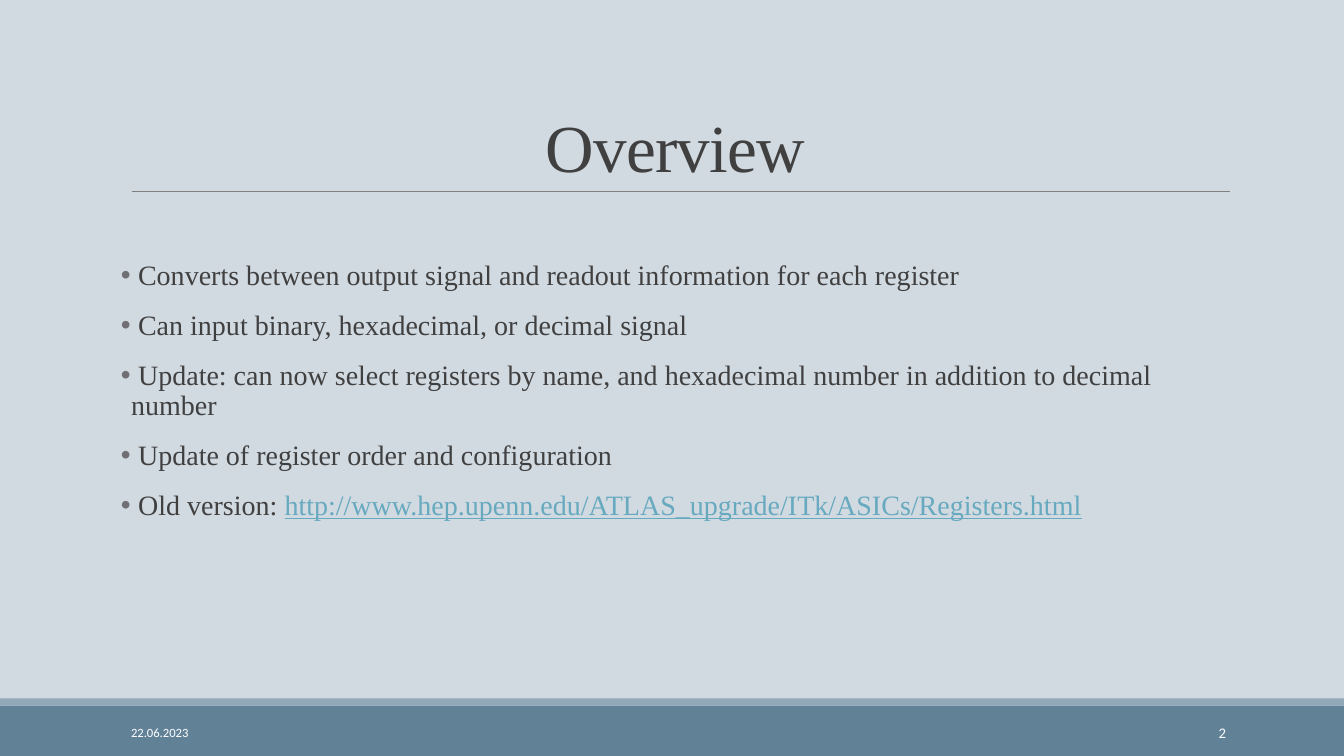
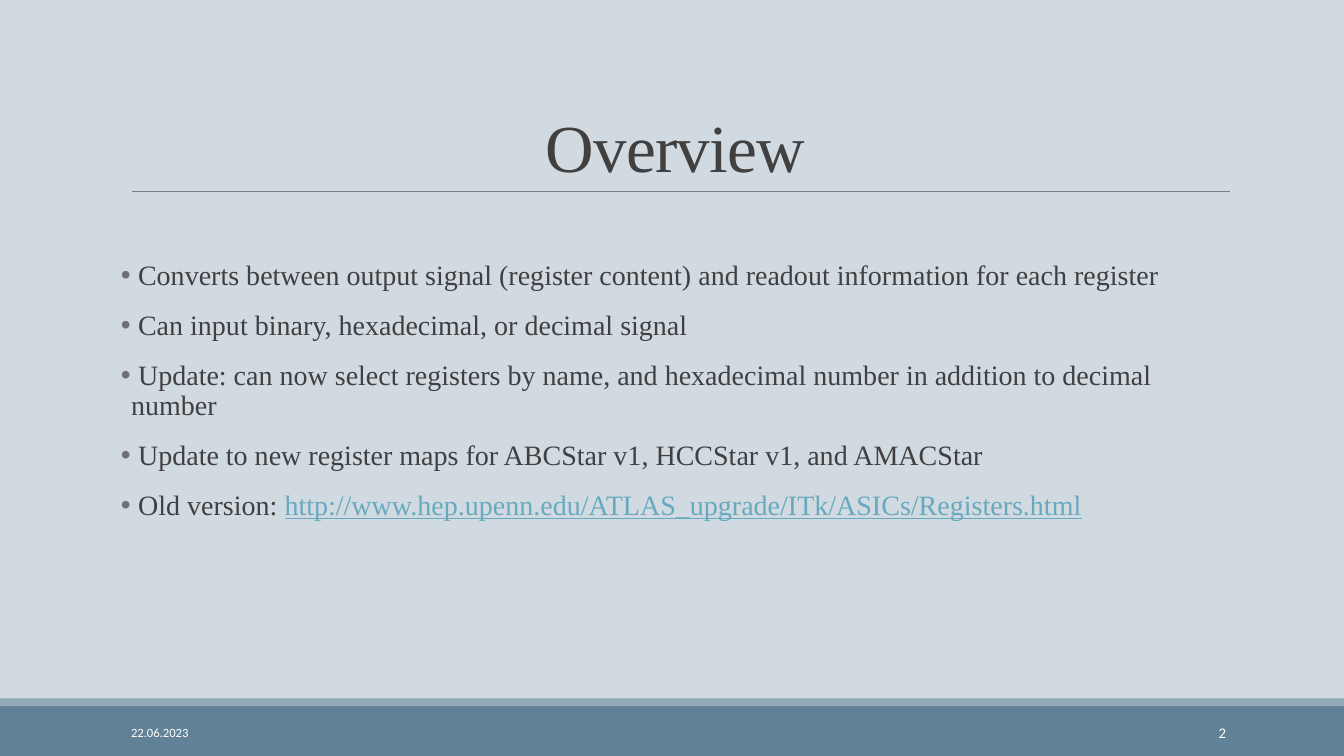
Before and after one commit to gretagoldberg/Register_Converter, a slide deck: slide 2 of itk asic presentation.pptx. Drawn at 1344x756 pixels with LibreOffice and Linux fonts; fonts in the diff are those of the drawing. Boxes give left, top, right and bottom in pixels: in the first picture for what was removed or moved away, otherwise in the second. Text is boxed around its words. In the diff, an @@ line names an element or a change of style, - is before the commit and + after.

```diff
--- a/itk asic presentation.pptx
+++ b/itk asic presentation.pptx
@@ text at [138, 265, 1158, 291]: text changed @@
-• Converts between output signal and readout information for each register
+• Converts between output signal (register content) and readout information for each register
@@ text at [138, 445, 982, 471]: text changed @@
-• Update of register order and configuration
+• Update to new register maps for ABCStar v1, HCCStar v1, and AMACStar
```
Also in this commit, not shown: 2 other slides changed.
